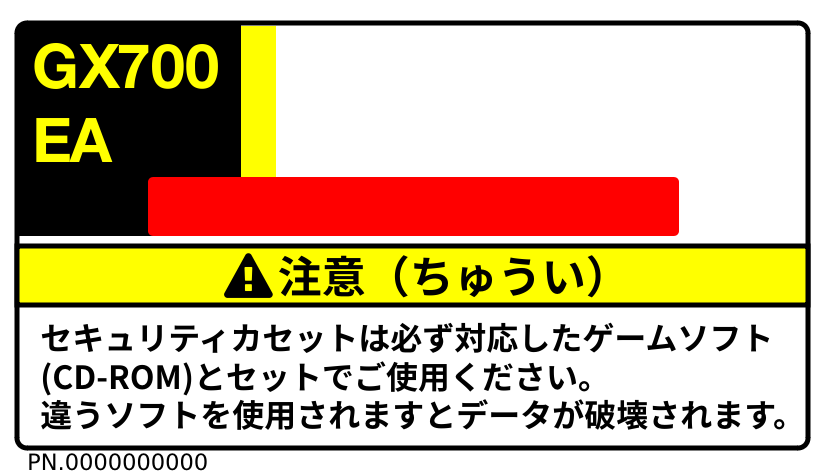
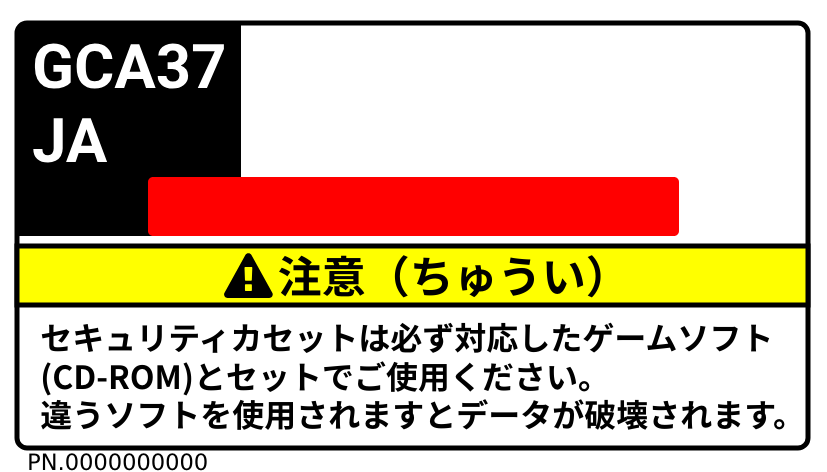
Layered file, before and after one edit (827x472). Changes by layer:
added group "White" with 1 layers in group "Game Tag" over [33, 43, 224, 163]
added layer "GCA37 JA" in group "White" over [33, 43, 224, 163]
moved "GX700 EA" into group "Yellow" over [34, 43, 218, 162]
